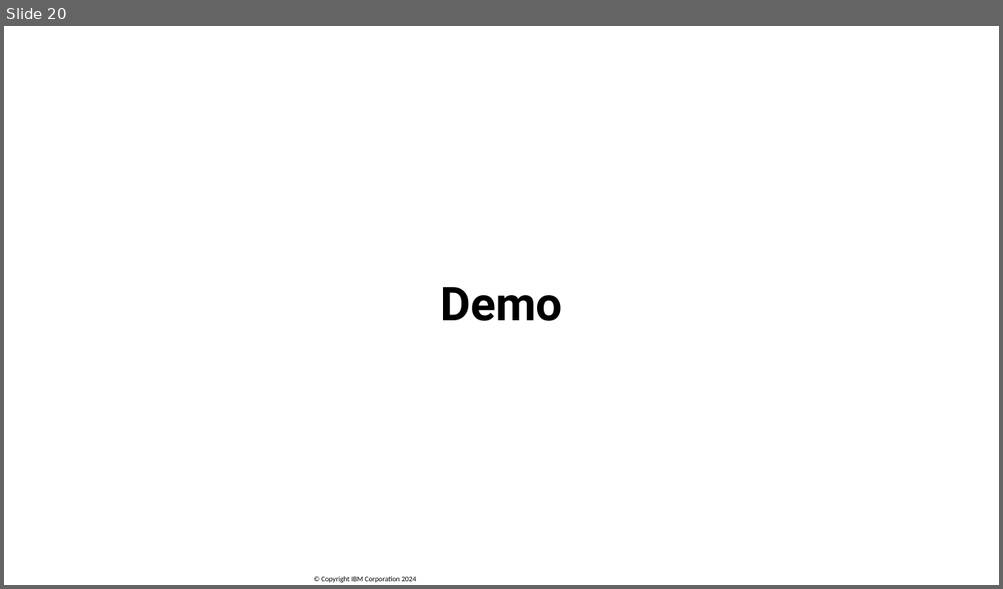
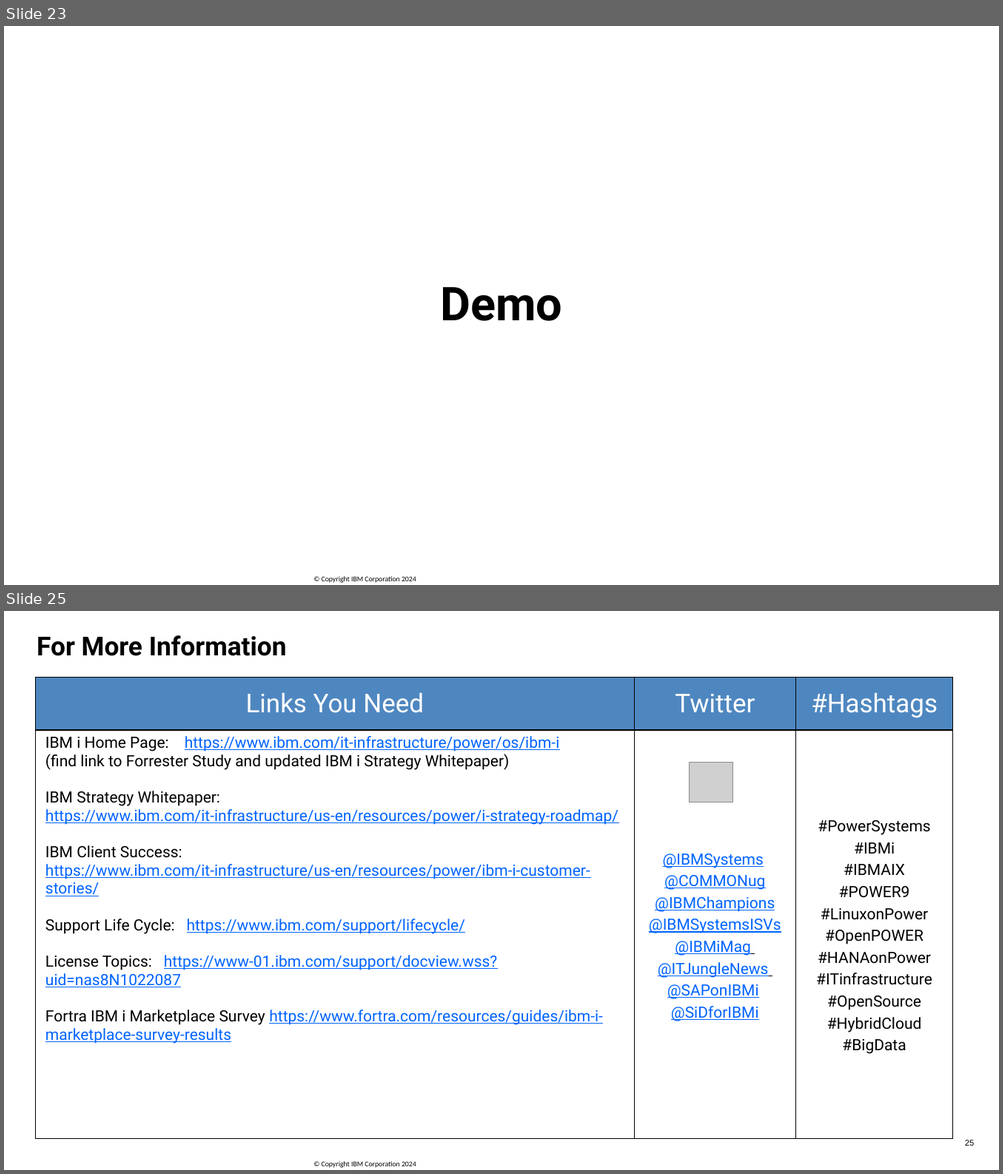
Before and after one commit to SanjulaGanepola/ibmi-talks, a slide deck: Automating Builds in Git on IBM i/Automating-Builds-in-Git-on-IBM-i.pptx. Shown one above the other, each under a label of ours: slide 20 before the commit, slides 23 and 25 after it; the slides between them are not shown. The pictures are 1003x589 and 1003x1174 pixels, drawn with LibreOffice and Linux fonts; fonts in the diff are those of the drawing; grey boxes stand for pictures; background and template pictures are left out. Boxes give left, top, right and bottom in pixels: in the first picture for what was removed or moved away, otherwise in the second. Text is boxed around its words. In the diff, an @@ line names an element or a change of style, - is before the commit and + after.

```diff
--- a/Automating Builds in Git on IBM i/Automating-Builds-in-Git-on-IBM-i.pptx
+++ b/Automating Builds in Git on IBM i/Automating-Builds-in-Git-on-IBM-i.pptx
@@ slide 25 added at <box>4,611,999,1170</box>, background #FFFFFF; not listed: 1 template element that a slide beside it also shows @@
@@ title added at <box>37,635,287,656</box>, 25.2 pt, text #000000, bold @@
+For More Information
@@ table added at <box>35,678,953,1139</box>, 2 rows, 3 columns @@
+Links You Need | Twitter | #Hashtags
+IBM i Home Page: https://www.ibm.com/it-infrastructure/power/os/ibm-i / (find link to Forrester Study and updated IBM i Strategy Whitepaper) / IBM Strategy Whitepaper: https://www.ibm.com/it-infrastructure/us-en/resources/power/i-strategy-roadmap/ / IBM Client Success: https://www.ibm.com/it-infrastructure/us-en/resources/power/ibm-i-customer-stories/ / Support Life Cycle: https://www.ibm.com/support/lifecycle/ / License Topics: https://www-01.ibm.com/support/docview.wss?uid=nas8N1022087 / Fortra IBM i Marketplace Survey https://www.fortra.com/resources/guides/ibm-i-marketplace-survey-results | @IBMSystems / @COMMONug / @IBMChampions / @IBMSystemsISVs / @IBMiMag / @ITJungleNews / @SAPonIBMi / @SiDforIBMi | #PowerSystems / #IBMi #IBMAIX / #POWER9 #LinuxonPower #OpenPOWER #HANAonPower / #ITinfrastructure #OpenSource #HybridCloud / #BigData
@@ picture added at <box>689,763,733,803</box> @@
@@ page number added at <box>965,1140,973,1146</box>, 8 pt, text #000000 @@
+25
@@ what was slide 20 is now slide 23 @@
```
Also in this commit, not shown: 3 slides changed, 4 other slides added, 1 slide removed, 1 other file.
